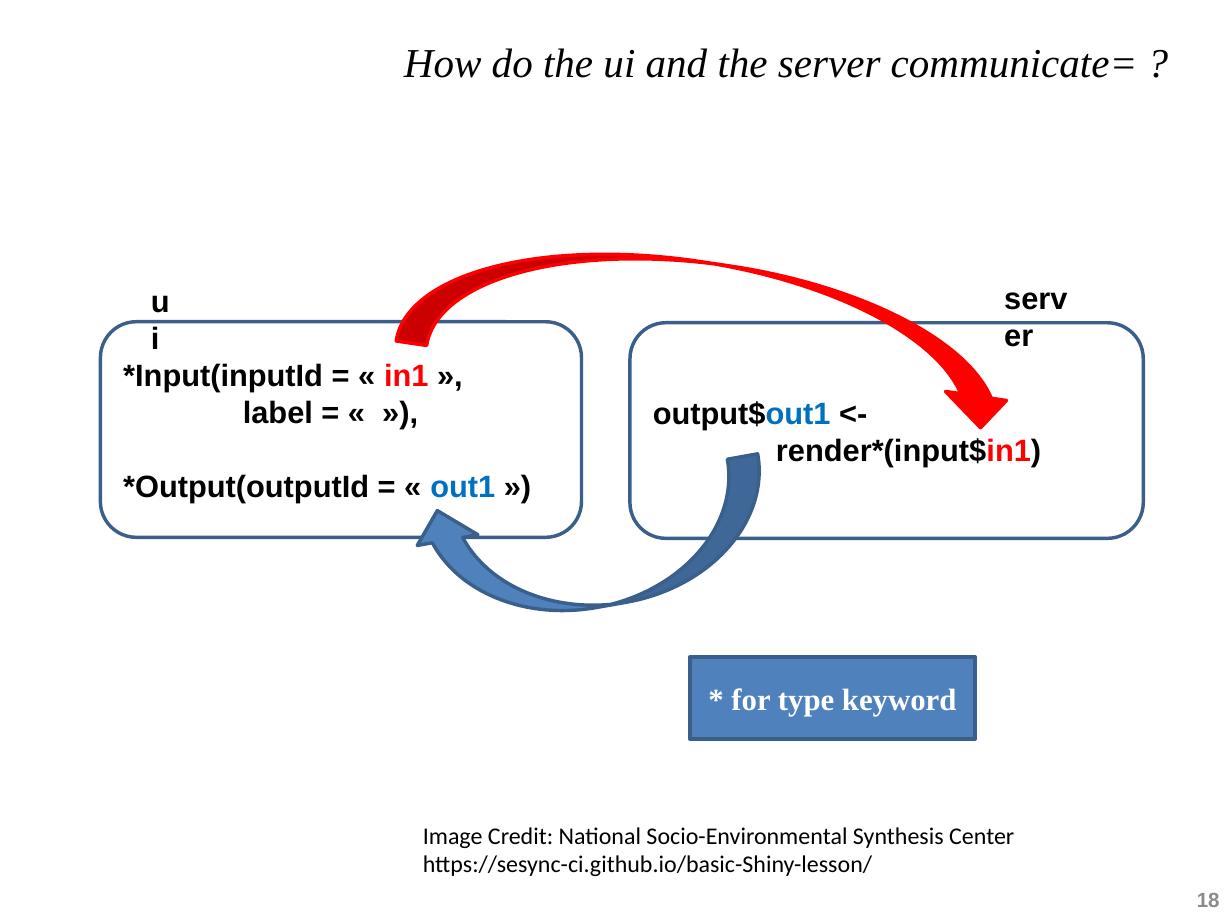
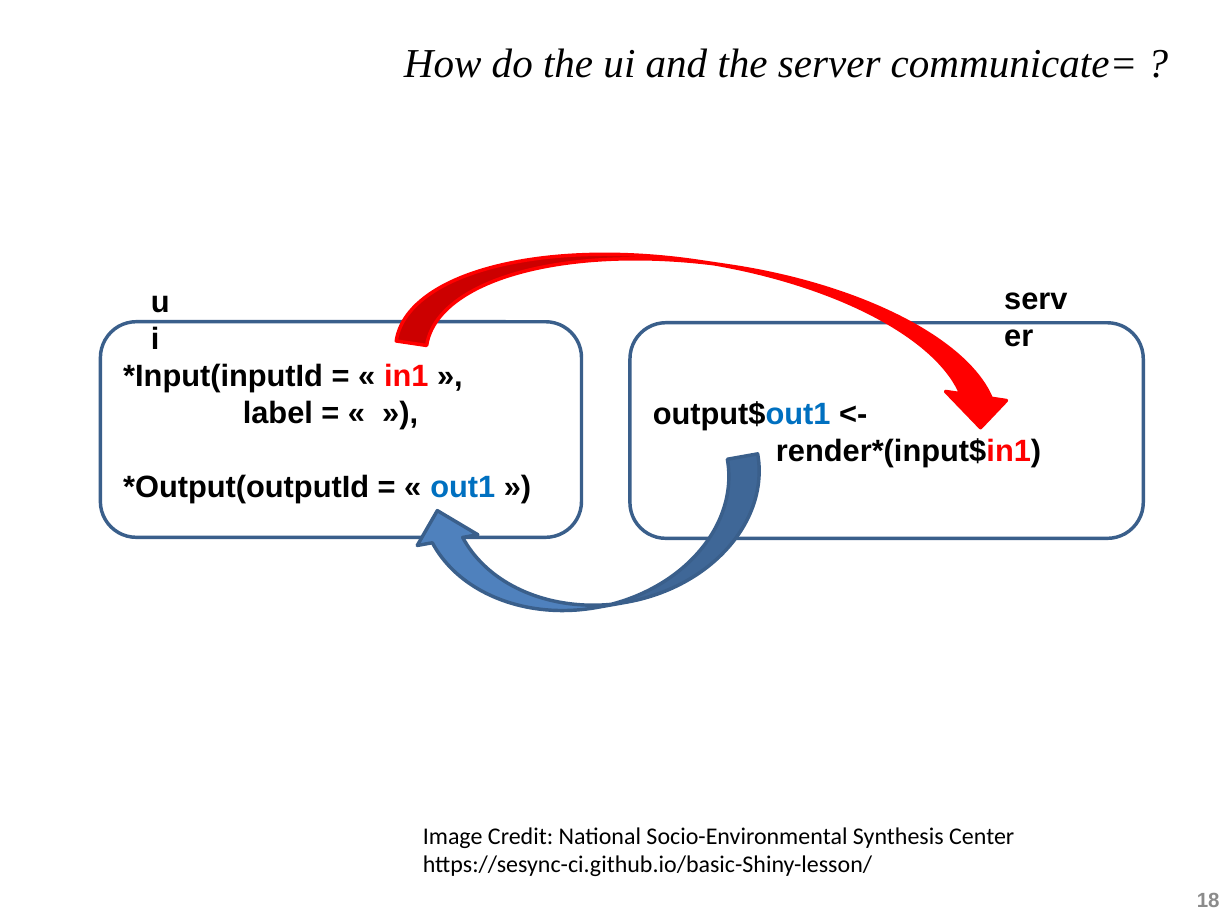
Before and after one commit to IFB-ElixirFr/IFB_Shiny_training, a slide deck: slide 18 of slides/20190709-Shiny-partieB.pptx. Drawn at 1232x924 pixels with LibreOffice and Linux fonts; fonts in the diff are those of the drawing. Boxes give left, top, right and bottom in pixels: in the first picture for what was removed or moved away, otherwise in the second. Text is boxed around its words. In the diff, an @@ line names an element or a change of style, - is before the commit and + after.

```diff
--- a/slides/20190709-Shiny-partieB.pptx
+++ b/slides/20190709-Shiny-partieB.pptx
@@ rectangle removed at (690,657,976,739) @@
-* for type keyword
```
Also in this commit, not shown: 1 other slide changed, 23 other files.
